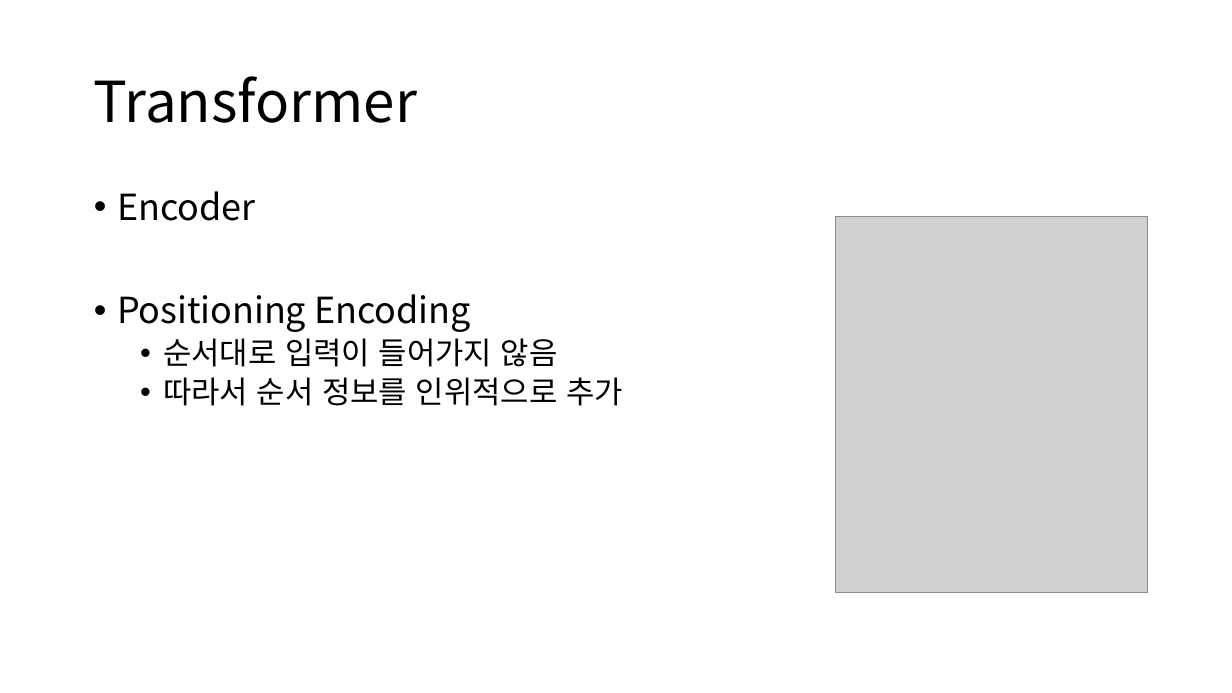
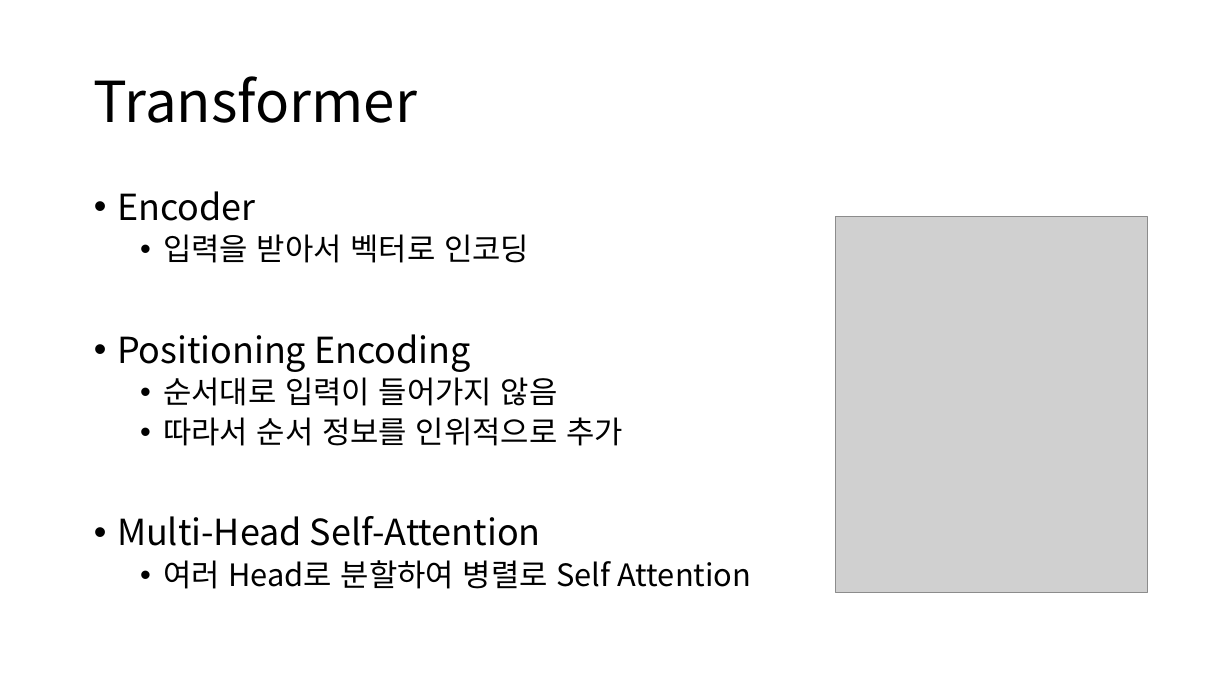
Before and after one commit to Noaplex/capstone, a slide deck: slide 4 of LSTM_Transformer_Parallel.pptx. Drawn at 1232x693 pixels with LibreOffice and Linux fonts; fonts in the diff are those of the drawing; grey boxes stand for pictures. Boxes give left, top, right and bottom in pixels: in the first picture for what was removed or moved away, otherwise in the second. Text is boxed around its words. In the diff, an @@ line names an element or a change of style, - is before the commit and + after.

```diff
--- a/LSTM_Transformer_Parallel.pptx
+++ b/LSTM_Transformer_Parallel.pptx
@@ text at box(163, 234, 529, 263): paragraph added @@
+  • 입력을 받아서 벡터로 인코딩
@@ text at box(117, 516, 752, 589): paragraphs added @@
+• Multi-Head Self-Attention
+  • 여러 Head로 분할하여 병렬로 Self Attention
```
Also in this commit, not shown: 1 other slide changed.
